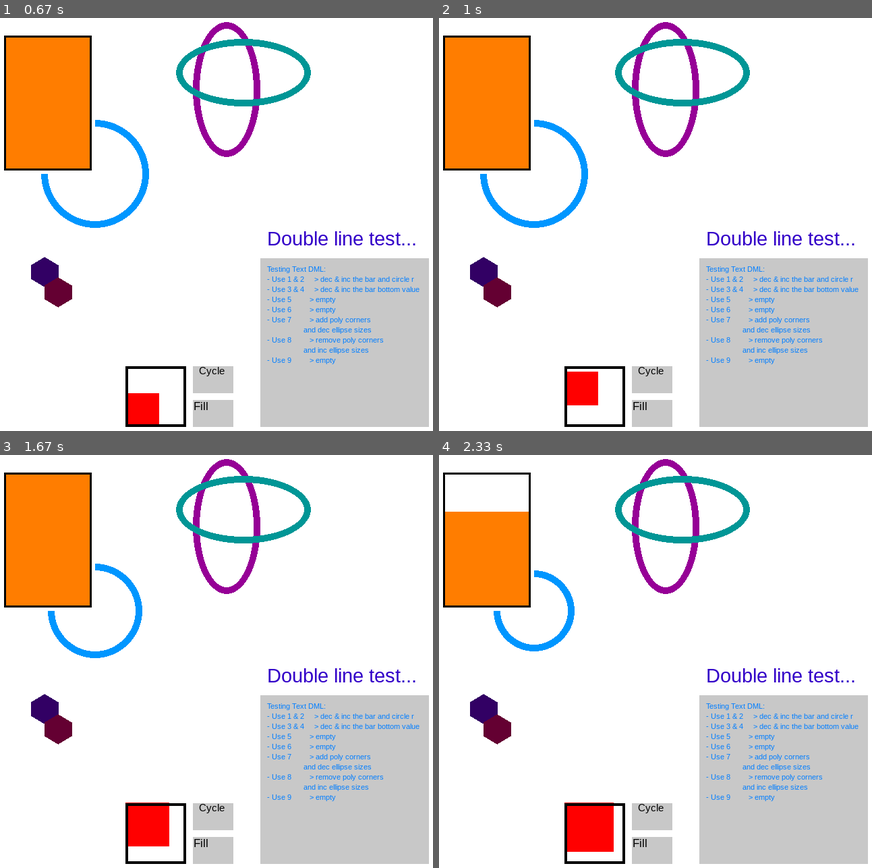
Above: before the commit, frames 1-4 (two rows, left to right).
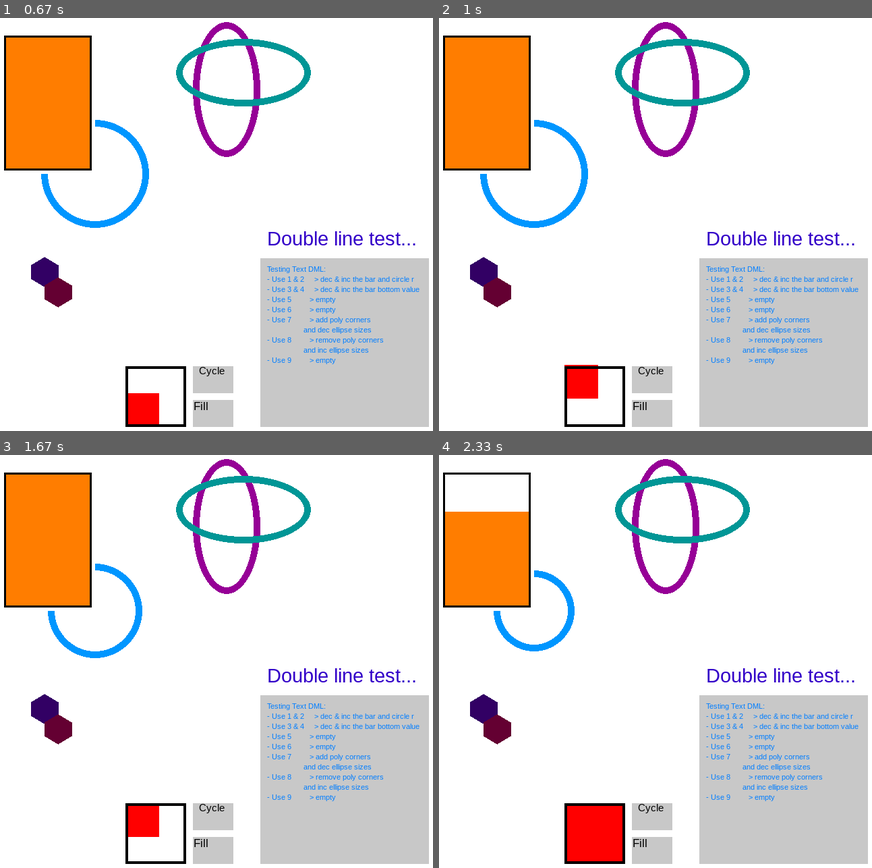
Above: after the commit, the same moments.

Repository: reimerrigtering/PygameUIExtension
Game: pygame game, started from testing.py
Same seed, same stepped clock (60 frames per second), same inputs: the game is played once before the commit and once after it.
Inputs:
- Up to frame 1 (0.67 s): tap 5 at 0.33 s
- Up to frame 2 (1 s): click "Cycle" at 0.72 s
- Up to frame 3 (1.67 s): tap 1 at 1 s; click "Fill" at 1.38 s
- Up to frame 4 (2.33 s): tap 1 at 1.67 s; tap 4 at 2 s

Frame 1 is identical in both runs. In frame 2, 0.2% of the frame differs, in the area x 28-37%, y 83-94%; in frame 3, 0.4%; in frame 4, 0.5%, in the area x 28-43%, y 84-99%.

Commit message:
Fixed ObjectAnimation moving attributes while animation is running

Diff:
--- a/testing.py
+++ b/testing.py
@@ -44,8 +44,8 @@
                                   animation_objects=[moving_block])
 moving_block_down = ObjectAnimation([(ObjectAnimation.Action.MOVE, {'y': 40, 'time': 20})],
                                     animation_objects=[moving_block])
-moving_block_fill = ObjectAnimation([(ObjectAnimation.Action.MOVE_TO, {'x': 200, 'y': 560, 'time': 10}),
-                                     (ObjectAnimation.Action.SCALE_TO, {'width': 90, 'height': 90, 'time': 10})],
+moving_block_fill = ObjectAnimation([(ObjectAnimation.Action.MOVE_TO, {'x': 200, 'y': 560, 'time': 60}),
+                                     (ObjectAnimation.Action.SCALE_TO, {'width': 90, 'height': 90, 'time': 60})],
                                     animation_objects=[moving_block])
 
 moving_block_sequence_pos = 0
@@ -127,7 +127,8 @@
                             bar.modify_value(10, set_bottom=True)
                             print(f'{bar.display_range} -> {bar.target_range}')
 
-                        # case pygame.K_5:
+                        case pygame.K_5:
+                            print(ObjectAnimation.running_animations)
 
                         # case pygame.K_6:
 
--- a/ui_classes.py
+++ b/ui_classes.py
@@ -755,7 +755,7 @@
         CHANGE_OBJECT: int = 6
 
         @classmethod
-        def execute(cls, objects, index, action: int = None, **kwargs):
+        def execute(cls, objects, index, start_action_time, action: int = None, **kwargs):
             wait_time = 0
             object_index = None
             cur_object = objects[index]
@@ -764,8 +764,8 @@
                 return wait_time, object_index
 
             if 'time' in kwargs.keys():
-                wait_time = kwargs['time']
-                transform_factor = 1 / wait_time
+                wait_time = start_action_time - Frame.get() + kwargs['time']
+                transform_factor = 1 / max(wait_time, 1)
             else:
                 transform_factor = 1
 
@@ -896,7 +896,8 @@
             self.stop()
             return
         wait_time, object_index = ObjectAnimation.Action.execute(self.animation_objects, self.object_index,
-                                                                 current_action[0], **current_action[1])
+                                                                 self.start_action_frame, current_action[0],
+                                                                 **current_action[1])
 
         if object_index is not None:
             self.object_index = object_index
Not shown, changed: TODOs.txt
